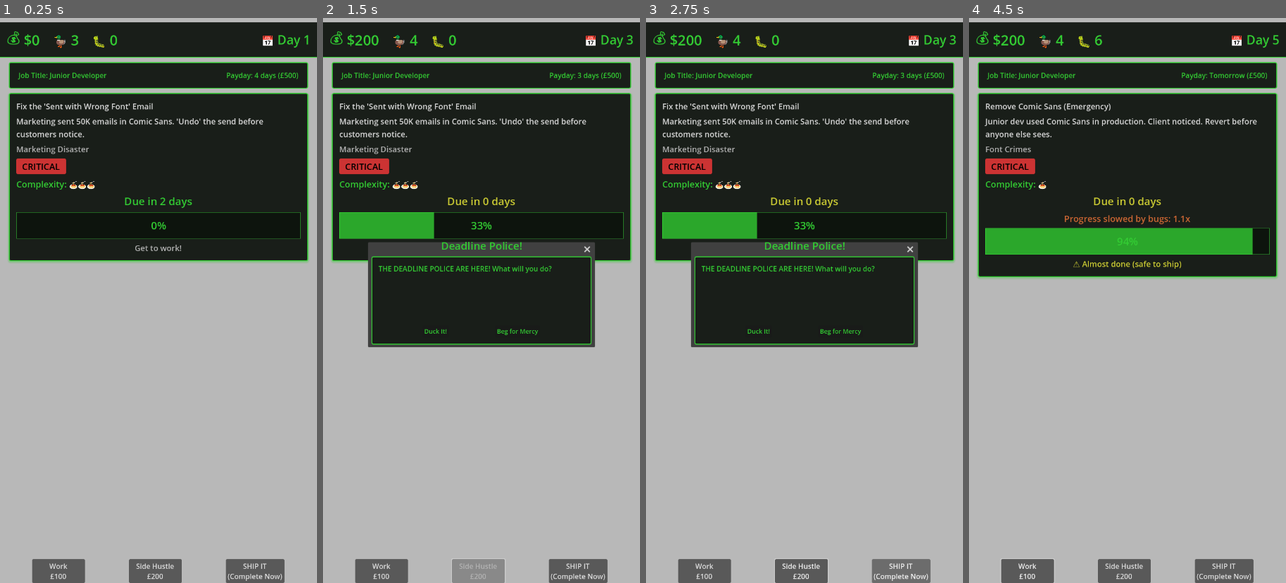
Above: before the commit, frames 1-4 (left to right).
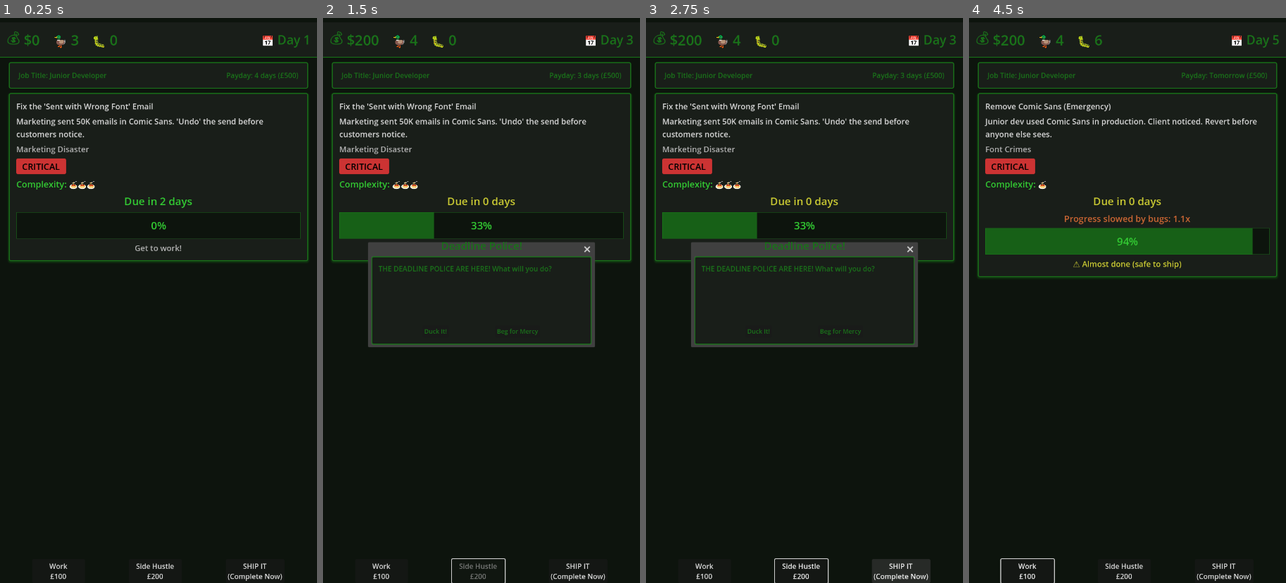
Above: after the commit, the same moments.

Repository: lmchoi/alt-f-this
Game: Godot game, scene res://scenes/game_ui.tscn
The game is run twice, just before and just after one commit, with the same random seed, the same clock (stepped at 60 frames per second) and the same inputs.
Inputs:
- Up to frame 1 (0.25 s): no input
- Up to frame 2 (1.5 s): click "Work £100" at 0.5 s; click "Side Hustle £200" at 1.25 s
- Up to frame 3 (2.75 s): click "SHIP IT (Complete Now)" at 2 s
- Up to frame 4 (4.5 s): click "Duck It!" at 2.75 s; click "Work £100" at 3.5 s; click "Beg for Mercy" at 4.25 s

The runs differ from the first frame. In frame 1, 63% of the frame differs, in the area x 0-100%, y 0-100%; in frame 2, 54%; in frame 3, 54%; in frame 4, 64%.

Commit message:
Adjust color palette to muted green for better readability
- Change all green from 0.8 brightness to 0.45 (much easier on eyes)
- Update background from gray to dark green for consistency
- Applies to all UI components, dialogs, and panels

🤖 Generated with [Claude Code](https://claude.com/claude-code)

Co-Authored-By: Claude <noreply@anthropic.com>

Diff:
--- a/scenes/dialogs/event_popup.tscn
+++ b/scenes/dialogs/event_popup.tscn
@@ -9,7 +9,7 @@
 border_width_top = 2
 border_width_right = 2
 border_width_bottom = 2
-border_color = Color(0.2, 0.8, 0.2, 1)
+border_color = Color(0.1, 0.45, 0.1, 1)
 corner_radius_top_left = 4
 corner_radius_top_right = 4
 corner_radius_bottom_right = 4
--- a/scenes/end_game_panel.tscn
+++ b/scenes/end_game_panel.tscn
@@ -11,7 +11,7 @@
 border_width_top = 2
 border_width_right = 2
 border_width_bottom = 2
-border_color = Color(0.2, 0.8, 0.2, 1)
+border_color = Color(0.1, 0.45, 0.1, 1)
 corner_radius_top_left = 4
 corner_radius_top_right = 4
 corner_radius_bottom_right = 4
@@ -55,7 +55,7 @@
 [node name="TitleLabel" type="Label" parent="PanelContainer/MarginContainer/VBoxContainer"]
 unique_name_in_owner = true
 layout_mode = 2
-theme_override_colors/font_color = Color(0.2, 0.8, 0.2, 1)
+theme_override_colors/font_color = Color(0.1, 0.45, 0.1, 1)
 theme_override_font_sizes/font_size = 36
 text = "GAME OVER"
 horizontal_alignment = 1
@@ -64,7 +64,7 @@
 [node name="MessageLabel" type="Label" parent="PanelContainer/MarginContainer/VBoxContainer"]
 unique_name_in_owner = true
 layout_mode = 2
-theme_override_colors/font_color = Color(0.2, 0.8, 0.2, 1)
+theme_override_colors/font_color = Color(0.1, 0.45, 0.1, 1)
 theme_override_font_sizes/font_size = 18
 text = "Message goes here"
 horizontal_alignment = 1
@@ -74,7 +74,7 @@
 [node name="StatsLabel" type="Label" parent="PanelContainer/MarginContainer/VBoxContainer"]
 unique_name_in_owner = true
 layout_mode = 2
-theme_override_colors/font_color = Color(0.2, 0.8, 0.2, 1)
+theme_override_colors/font_color = Color(0.1, 0.45, 0.1, 1)
 theme_override_font_sizes/font_size = 14
 text = "Tasks completed: 10
 Days survived: 25
@@ -88,6 +88,6 @@
 custom_minimum_size = Vector2(200, 50)
 layout_mode = 2
 size_flags_horizontal = 4
-theme_override_colors/font_color = Color(0.2, 0.8, 0.2, 1)
+theme_override_colors/font_color = Color(0.1, 0.45, 0.1, 1)
 theme_override_font_sizes/font_size = 18
 text = "Rage Quit"
--- a/scenes/game_ui.tscn
+++ b/scenes/game_ui.tscn
@@ -20,7 +20,7 @@
 anchor_bottom = 1.0
 grow_horizontal = 2
 grow_vertical = 2
-color = Color(0.722656, 0.722656, 0.722656, 1)
+color = Color(0.05, 0.08, 0.05, 1)
 
 [node name="VBoxContainer" type="VBoxContainer" parent="."]
 anchors_preset = 15
--- a/scenes/job_info.tscn
+++ b/scenes/job_info.tscn
@@ -8,7 +8,7 @@
 border_width_top = 2
 border_width_right = 2
 border_width_bottom = 2
-border_color = Color(0.2, 0.8, 0.2, 1)
+border_color = Color(0.1, 0.45, 0.1, 1)
 corner_radius_top_left = 4
 corner_radius_top_right = 4
 corner_radius_bottom_right = 4
@@ -32,11 +32,11 @@
 [node name="JobTitleLabel" type="Label" parent="MarginContainer/JobContainer"]
 layout_mode = 2
 size_flags_horizontal = 3
-theme_override_colors/font_color = Color(0.2, 0.8, 0.2, 1)
+theme_override_colors/font_color = Color(0.1, 0.45, 0.1, 1)
 text = "Job Title: Junior Developer"
 
 [node name="SalaryLabel" type="Label" parent="MarginContainer/JobContainer"]
 unique_name_in_owner = true
 layout_mode = 2
-theme_override_colors/font_color = Color(0.2, 0.8, 0.2, 1)
+theme_override_colors/font_color = Color(0.1, 0.45, 0.1, 1)
 text = "Salary: £100"
--- a/scenes/task_panel.tscn
+++ b/scenes/task_panel.tscn
@@ -8,12 +8,12 @@
 border_width_top = 2
 border_width_right = 2
 border_width_bottom = 2
-border_color = Color(0.2, 0.8, 0.2, 1)
+border_color = Color(0.1, 0.45, 0.1, 1)
 corner_radius_top_left = 4
 corner_radius_top_right = 4
 corner_radius_bottom_right = 4
 corner_radius_bottom_left = 4
-shadow_color = Color(0.2, 0.8, 0.2, 0.3)
+shadow_color = Color(0.1, 0.45, 0.1, 0.3)
 shadow_size = 4
 shadow_offset = Vector2(0, 2)
 
@@ -23,15 +23,15 @@
 border_width_top = 1
 border_width_right = 1
 border_width_bottom = 1
-border_color = Color(0.2, 0.8, 0.2, 0.6)
+border_color = Color(0.1, 0.45, 0.1, 0.6)
 
 [sub_resource type="StyleBoxFlat" id="StyleBoxFlat_progress_fill"]
-bg_color = Color(0.2, 0.8, 0.2, 0.8)
+bg_color = Color(0.1, 0.45, 0.1, 0.8)
 border_width_left = 1
 border_width_top = 1
 border_width_right = 1
 border_width_bottom = 1
-border_color = Color(0.2, 0.8, 0.2, 1)
+border_color = Color(0.1, 0.45, 0.1, 1)
 
 [node name="TaskPanel" type="PanelContainer"]
 theme_override_styles/panel = SubResource("StyleBoxFlat_task_panel")
--- a/scenes/top_bar.tscn
+++ b/scenes/top_bar.tscn
@@ -5,7 +5,7 @@
 [sub_resource type="StyleBoxFlat" id="StyleBoxFlat_top_bar"]
 bg_color = Color(0.1, 0.12, 0.1, 1)
 border_width_bottom = 2
-border_color = Color(0.2, 0.8, 0.2, 1)
+border_color = Color(0.1, 0.45, 0.1, 1)
 content_margin_left = 15.0
 content_margin_top = 12.0
 content_margin_right = 15.0
@@ -28,14 +28,14 @@
 
 [node name="MoneyIcon" type="Label" parent="HBoxContainer/MoneyContainer"]
 layout_mode = 2
-theme_override_colors/font_color = Color(0.2, 0.8, 0.2, 1)
+theme_override_colors/font_color = Color(0.1, 0.45, 0.1, 1)
 theme_override_font_sizes/font_size = 32
 text = "💰"
 
 [node name="MoneyValue" type="Label" parent="HBoxContainer/MoneyContainer"]
 unique_name_in_owner = true
 layout_mode = 2
-theme_override_colors/font_color = Color(0.2, 0.8, 0.2, 1)
+theme_override_colors/font_color = Color(0.1, 0.45, 0.1, 1)
 theme_override_font_sizes/font_size = 32
 text = "$0"
 
@@ -45,14 +45,14 @@
 
 [node name="DucksIcon" type="Label" parent="HBoxContainer/DucksContainer"]
 layout_mode = 2
-theme_override_colors/font_color = Color(0.2, 0.8, 0.2, 1)
+theme_override_colors/font_color = Color(0.1, 0.45, 0.1, 1)
 theme_override_font_sizes/font_size = 32
 text = "🦆"
 
 [node name="DucksValue" type="Label" parent="HBoxContainer/DucksContainer"]
 unique_name_in_owner = true
 layout_mode = 2
-theme_override_colors/font_color = Color(0.2, 0.8, 0.2, 1)
+theme_override_colors/font_color = Color(0.1, 0.45, 0.1, 1)
 theme_override_font_sizes/font_size = 32
 text = "2"
 
@@ -62,14 +62,14 @@
 
 [node name="BugsIcon" type="Label" parent="HBoxContainer/BugsContainer"]
 layout_mode = 2
-theme_override_colors/font_color = Color(0.2, 0.8, 0.2, 1)
+theme_override_colors/font_color = Color(0.1, 0.45, 0.1, 1)
 theme_override_font_sizes/font_size = 32
 text = "🐛"
 
 [node name="BugsValue" type="Label" parent="HBoxContainer/BugsContainer"]
 unique_name_in_owner = true
 layout_mode = 2
-theme_override_colors/font_color = Color(0.2, 0.8, 0.2, 1)
+theme_override_colors/font_color = Color(0.1, 0.45, 0.1, 1)
 theme_override_font_sizes/font_size = 32
 text = "0"
 
@@ -83,13 +83,13 @@
 
 [node name="DayIcon" type="Label" parent="HBoxContainer/DayContainer"]
 layout_mode = 2
-theme_override_colors/font_color = Color(0.2, 0.8, 0.2, 1)
+theme_override_colors/font_color = Color(0.1, 0.45, 0.1, 1)
 theme_override_font_sizes/font_size = 28
 text = "📅"
 
 [node name="DayValue" type="Label" parent="HBoxContainer/DayContainer"]
 unique_name_in_owner = true
 layout_mode = 2
-theme_override_colors/font_color = Color(0.2, 0.8, 0.2, 1)
+theme_override_colors/font_color = Color(0.1, 0.45, 0.1, 1)
 theme_override_font_sizes/font_size = 28
 text = "Day 1"
--- a/themes/dialog_theme.tres
+++ b/themes/dialog_theme.tres
@@ -6,7 +6,7 @@
 border_width_top = 2
 border_width_right = 2
 border_width_bottom = 2
-border_color = Color(0.2, 0.8, 0.2, 1)
+border_color = Color(0.1, 0.45, 0.1, 1)
 corner_radius_top_left = 4
 corner_radius_top_right = 4
 corner_radius_bottom_right = 4
@@ -19,15 +19,15 @@
 [sub_resource type="StyleBoxFlat" id="StyleBoxFlat_title_panel"]
 bg_color = Color(0.05, 0.08, 0.05, 1)
 border_width_bottom = 2
-border_color = Color(0.2, 0.8, 0.2, 1)
+border_color = Color(0.1, 0.45, 0.1, 1)
 
 [resource]
-AcceptDialog/colors/title_color = Color(0.2, 0.8, 0.2, 1)
+AcceptDialog/colors/title_color = Color(0.1, 0.45, 0.1, 1)
 AcceptDialog/constants/title_height = 48
 AcceptDialog/font_sizes/title_font_size = 24
 AcceptDialog/styles/panel = SubResource("StyleBoxFlat_dialog_panel")
 AcceptDialog/styles/title_panel = SubResource("StyleBoxFlat_title_panel")
-Label/colors/font_color = Color(0.2, 0.8, 0.2, 1)
+Label/colors/font_color = Color(0.1, 0.45, 0.1, 1)
 Label/font_sizes/font_size = 16
 Button/font_sizes/font_size = 14
-Button/colors/font_color = Color(0.2, 0.8, 0.2, 1)
+Button/colors/font_color = Color(0.1, 0.45, 0.1, 1)
